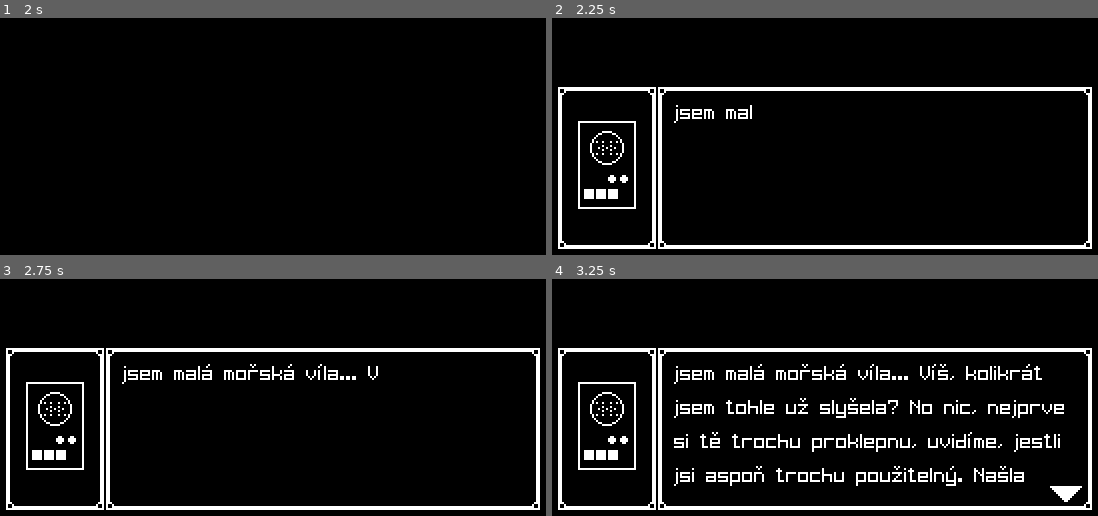
Above: before the commit, frames 1-4 (two rows, left to right).
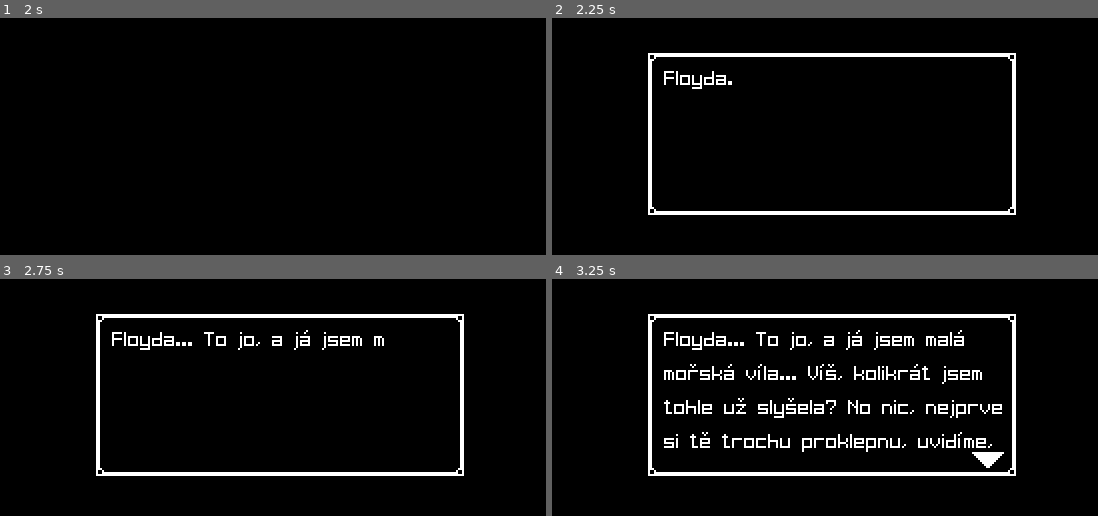
Above: after the commit, the same moments.

Repository: Paar86/Subminer
Game: Godot game, scene res://src/Managers/GameManager.tscn
The game is run twice, just before and just after one commit, with the same random seed, the same clock (stepped at 60 frames per second) and the same inputs.
Inputs (mouse positions are in pixels of both pictures, inside the frame that each line leads up to):
- Up to frame 1 (2 s): tap Enter (ui_accept) at 0.5, 0.77, 1.25, 1.52 s; move the mouse to (outside the picture) at 0.52 s; hold D (right) 0.53-1.28 s; hold Space (dash) 0.53-1.28 s; move the mouse to (141, 63) at 1.27 s; hold S (down) from 1.28 s (still down); click (141, 63) at 1.35 s
- Up to frame 2 (2.25 s): tap Enter (ui_accept) at 2 s; move the mouse to (outside the picture) at 2.02 s; release S (down) at 2.03 s; hold D (right) from 2.03 s (still down); hold Space (dash) from 2.03 s (still down)
- Up to frame 3 (2.75 s): keep holding D (right); keep holding Space (dash)
- Up to frame 4 (3.25 s): move the mouse to (792, 395) at 2.77 s; release D (right) at 2.78 s; release Space (dash) at 2.78 s; hold W (up) from 2.78 s (still down); click (792, 395) at 2.85 s; tap Enter (ui_accept) at 3.02 s

Frame 1 is identical in both runs. In frame 2, 9.8% of the frame differs, in the area x 1-99%, y 14-98%; in frame 3, 11%; in frame 4, 16%.

Commit message:
Simplified dialogue scene
Removed ugly radio sprite.

Diff:
--- a/src/Levels/DialogueScene.tscn
+++ b/src/Levels/DialogueScene.tscn
@@ -1,9 +1,8 @@
-[gd_scene load_steps=9 format=2]
+[gd_scene load_steps=8 format=2]
 
 [ext_resource path="res://fonts/LCDBlock.ttf" type="DynamicFontData" id=1]
 [ext_resource path="res://src/Levels/DialogueScene.gd" type="Script" id=2]
 [ext_resource path="res://assets/ui/border_box.png" type="Texture" id=3]
-[ext_resource path="res://assets/ui/walkie_talkie.png" type="Texture" id=4]
 [ext_resource path="res://assets/ui/continued_text_symbol.png" type="Texture" id=5]
 
 [sub_resource type="DynamicFont" id=1]
@@ -46,31 +45,11 @@
 anchor_bottom = 1.0
 script = ExtResource( 2 )
 
-[node name="RadioBorder" type="NinePatchRect" parent="."]
-margin_left = 27.0
-margin_top = 144.0
-margin_right = 76.0
-margin_bottom = 225.0
-size_flags_vertical = 3
-texture = ExtResource( 3 )
-region_rect = Rect2( 0, 0, 16, 16 )
-patch_margin_left = 10
-patch_margin_top = 10
-patch_margin_right = 10
-patch_margin_bottom = 10
-
-[node name="RadioTexture" type="TextureRect" parent="RadioBorder"]
-margin_left = 10.0
-margin_top = 17.0
-margin_right = 39.0
-margin_bottom = 61.0
-texture = ExtResource( 4 )
-
 [node name="BorderRect" type="NinePatchRect" parent="."]
-margin_left = 77.0
-margin_top = 144.0
-margin_right = 294.0
-margin_bottom = 225.0
+margin_left = 72.0
+margin_top = 127.0
+margin_right = 256.0
+margin_bottom = 208.0
 size_flags_vertical = 3
 texture = ExtResource( 3 )
 region_rect = Rect2( 0, 0, 16, 16 )
@@ -82,8 +61,8 @@
 [node name="DialogueText" type="Label" parent="BorderRect"]
 margin_left = 8.0
 margin_top = 5.0
-margin_right = 209.0
-margin_bottom = 70.0
+margin_right = 180.0
+margin_bottom = 76.0
 size_flags_horizontal = 3
 custom_fonts/font = SubResource( 1 )
 text = "{no data}"
@@ -92,9 +71,9 @@
 
 [node name="Indicator" type="TextureRect" parent="BorderRect"]
 visible = false
-margin_left = 196.0
+margin_left = 162.0
 margin_top = 69.0
-margin_right = 212.0
+margin_right = 178.0
 margin_bottom = 77.0
 texture = ExtResource( 5 )
 
